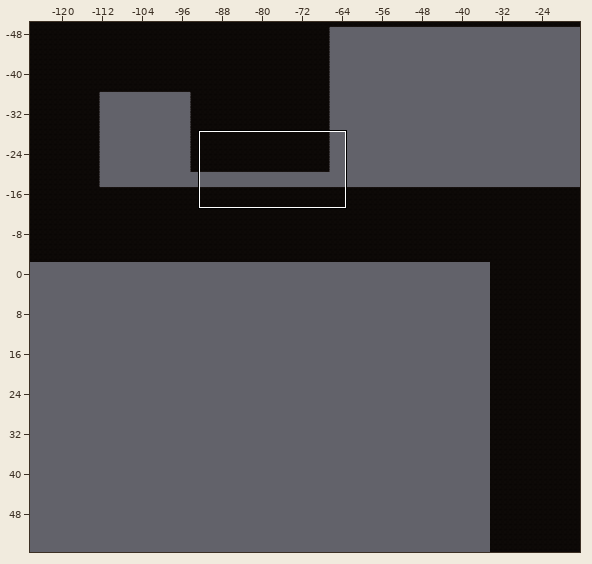
Two states of a Tiled map, Assets/Tiled/Level1TileMap/map1-0.tmx. The first picture is a wide view before the edit; the outline marks the close-up.
Close-up. Before the edit:
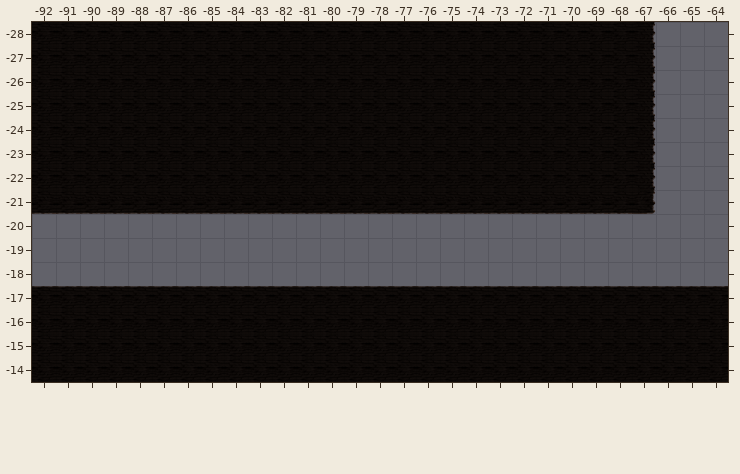
Cells are 256x256 px. Shown: x -92..-64, y -28..-14. The commit also changed other parts of the map, which this record leaves out.
And afterwards:
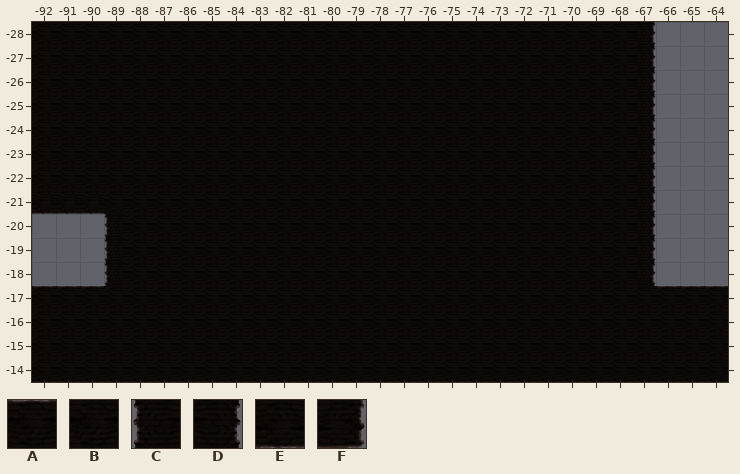
Key: from "Level1 Tileset": A 0, B 8, C 9, D 10, E 16, F 18.
_ is an empty cell.
Diff:
Layer "ground":
y -21: x -89..-67 EEEEEEEEEEEEEEEEEEEEEEF -> BBBBBBBBBBBBBBBBBBBBBBD
y -20..-18: x -89..-67 _______________________ -> CBBBBBBBBBBBBBBBBBBBBBD
y -17: x -89..-67 AAAAAAAAAAAAAAAAAAAAAAA -> BBBBBBBBBBBBBBBBBBBBBBB
Changed places in both close-ups, as pixel boxes (x1, y1, x2, y2):
changed: (104, 190, 656, 287)
